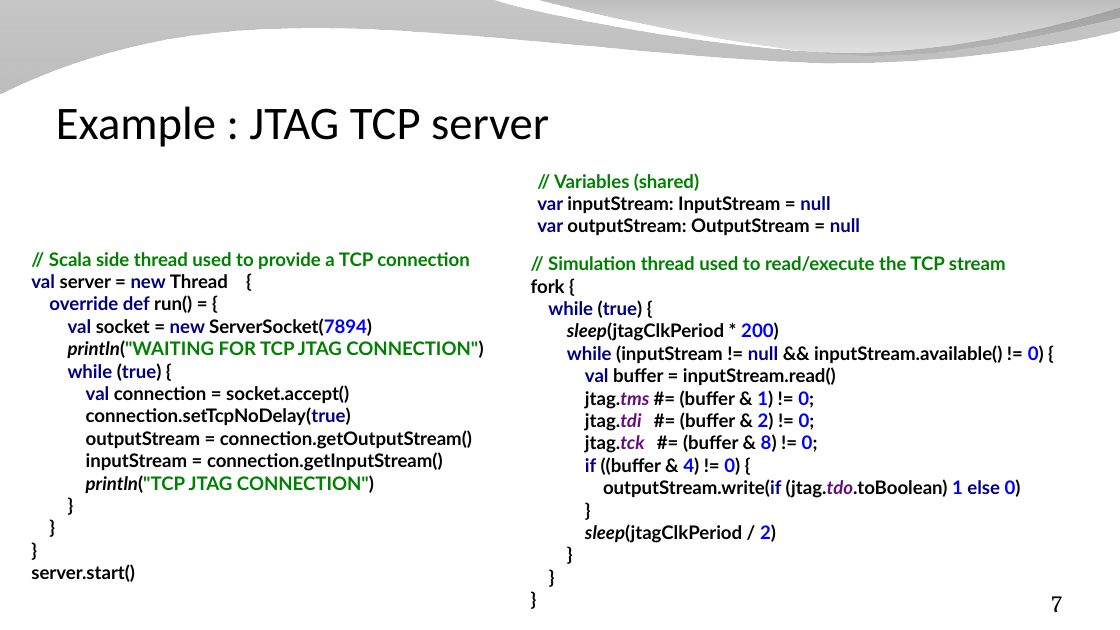
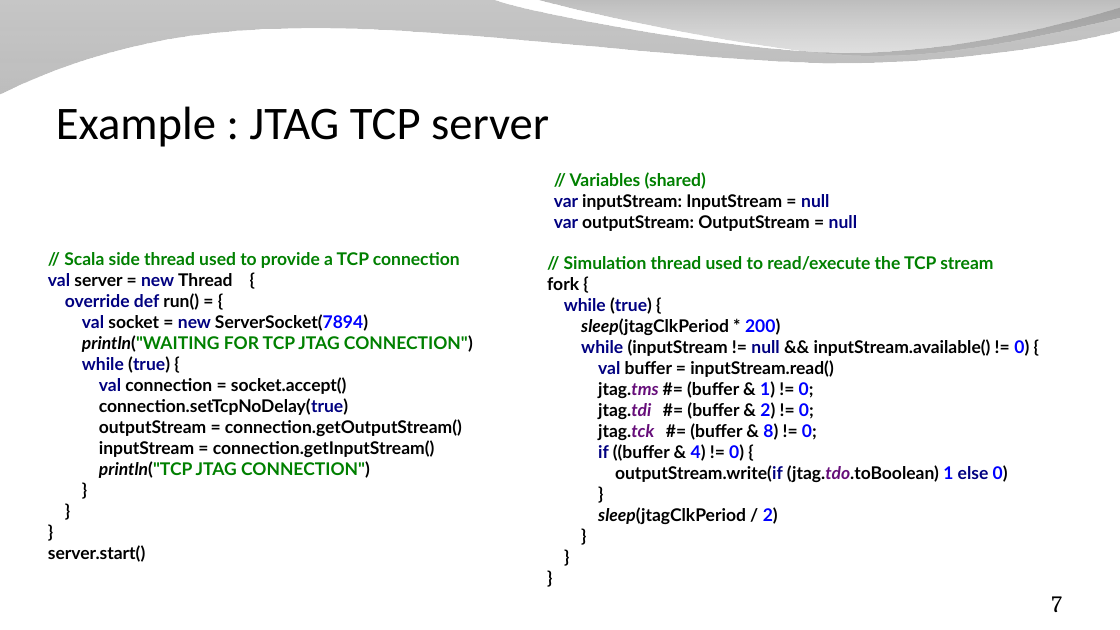
Before and after one commit to SpinalHDL/SpinalDoc, a slide deck: slide 7 of presentation/en/workshop/sim.odp. Drawn at 1120x630 pixels with LibreOffice and Linux fonts; fonts in the diff are those of the drawing; background and template pictures are left out. Boxes give left, top, right and bottom in pixels: in the first picture for what was removed or moved away, otherwise in the second. Text is boxed around its words. In the diff, an @@ line names an element or a change of style, - is before the commit and + after.

```diff
--- a/presentation/en/workshop/sim.odp
+++ b/presentation/en/workshop/sim.odp
@@ 3 texts: place and size @@
-3 texts at box(31, 173, 1044, 582)
+3 texts at box(48, 172, 1029, 562)
@@ size 16 to 15 pt in 3 elements at box(48, 252, 473, 562), box(547, 256, 1029, 524), box(554, 172, 857, 231) @@
```
Also in this commit, not shown: 1 other slide changed.
